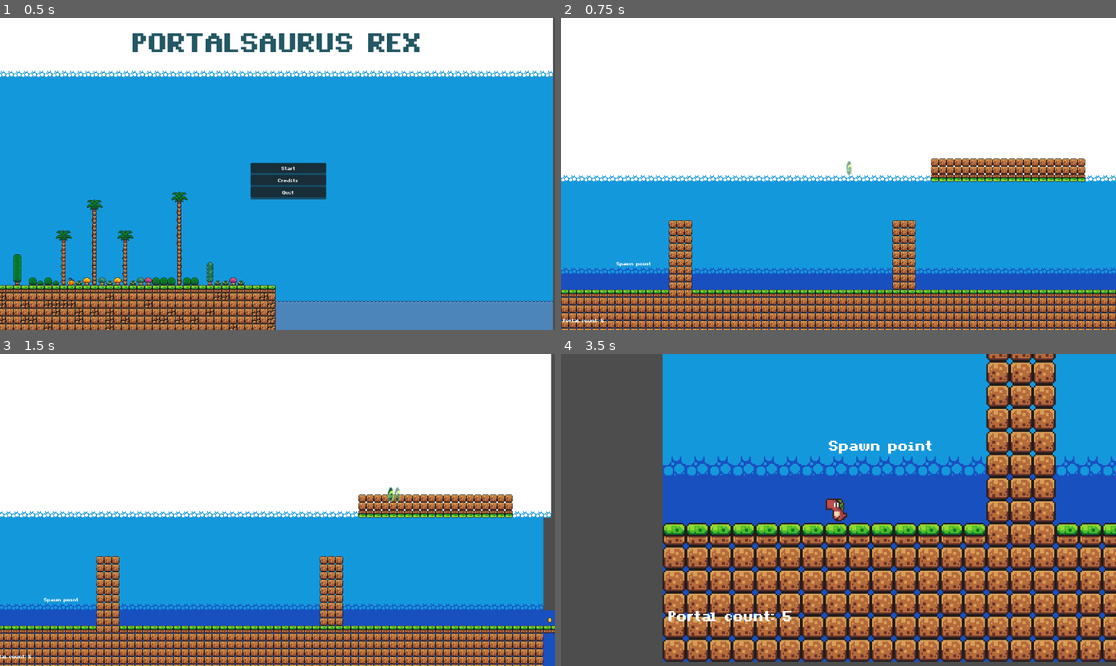
Above: before the commit, frames 1-4 (two rows, left to right).
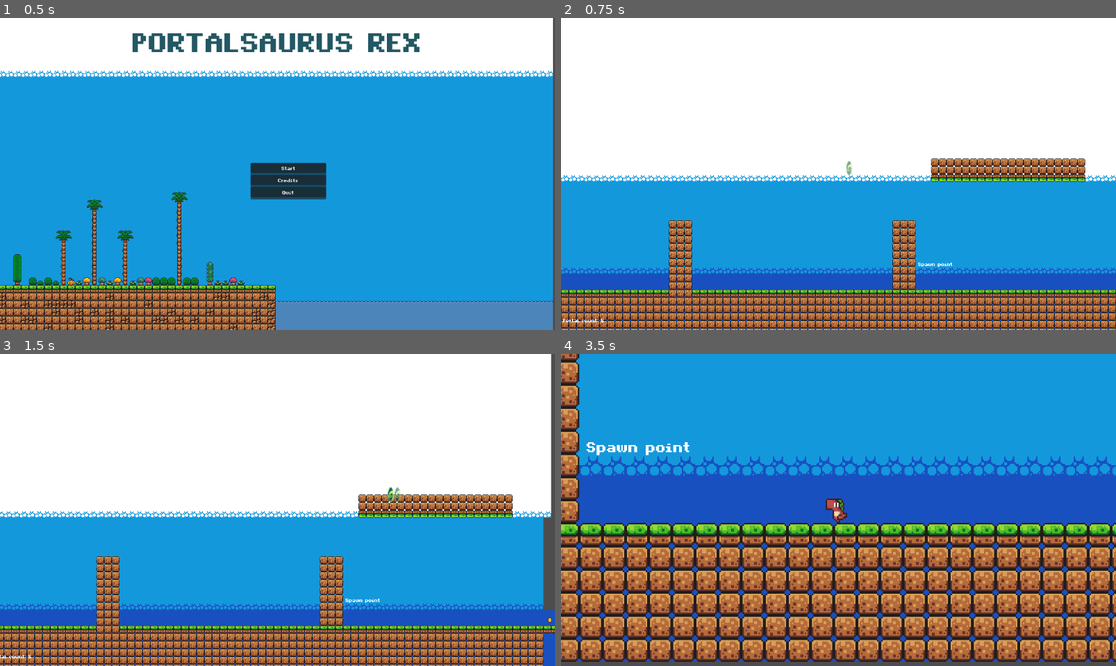
Above: after the commit, the same moments.

Repository: Chvrd0/Tricontinental-CC5408
Game: Godot game, scene res://menus/main_menu.tscn
The game is run twice, just before and just after one commit, with the same random seed, the same clock (stepped at 60 frames per second) and the same inputs.
Inputs (mouse positions are in pixels of both pictures, inside the frame that each line leads up to):
- Up to frame 1 (0.5 s): no input
- Up to frame 2 (0.75 s): click "Start" at 0.5 s
- Up to frame 3 (1.5 s): tap Enter at 1.25 s; move the mouse to (399, 494) at 1.27 s; hold D (move_right) from 1.28 s (still down); click (399, 494) at 1.35 s
- Up to frame 4 (3.5 s): tap Space (jump) at 1.52, 2.27 s; move the mouse to (727, 525) at 2.02 s; tap P (portal) at 2.1 s; move the mouse to (894, 441) at 2.77 s; release D (move_right) at 2.78 s; hold A (move_left) from 2.78 s (still down); click (894, 441) at 2.85 s

Frame 1 is identical in both runs. In frame 2, less than 0.1% of the frame differs, in the area x 9-71%, y 78-80%; in frame 3, less than 0.1%; in frame 4, 50%, in the area x 0-100%, y 0-99%.

Commit message:
Tried implementing a kind ok hurtbox/hitbox logic but failed

Diff:
--- a/portales/Levels/Playable/Level1.tscn
+++ b/portales/Levels/Playable/Level1.tscn
@@ -1,8 +1,9 @@
-[gd_scene load_steps=9 format=4 uid="uid://b431u5xcvvixl"]
+[gd_scene load_steps=10 format=4 uid="uid://b431u5xcvvixl"]
 
 [ext_resource type="Texture2D" uid="uid://lw3a8dvmhh4k" path="res://sprites/world_tileset.png" id="1_iu3ff"]
 [ext_resource type="PackedScene" uid="uid://bf41bhr4pcafq" path="res://Levels/Node/BaseLevel.tscn" id="1_wpvbg"]
 [ext_resource type="PackedScene" uid="uid://bk82us06cwtrf" path="res://menus/coin.tscn" id="3_r11ul"]
+[ext_resource type="PackedScene" uid="uid://22wmr15yje6l" path="res://hitbox.tscn" id="4_5bpbm"]
 
 [sub_resource type="GDScript" id="GDScript_r11ul"]
 script/source = "extends Label
@@ -328,7 +329,7 @@
 position = Vector2(589, 229)
 
 [node name="PlayerSpawn" type="Marker2D" parent="."]
-position = Vector2(-371, 224)
+position = Vector2(255, 225)
 
 [node name="Label" type="Label" parent="PlayerSpawn"]
 offset_left = -90.0
@@ -336,3 +337,6 @@
 offset_right = 7.0
 offset_bottom = -22.0
 text = "Spawn point"
+
+[node name="Hitbox" parent="." instance=ExtResource("4_5bpbm")]
+position = Vector2(183, -46)
--- /dev/null
+++ b/portales/Player/hurtbox.gd
@@ -0,0 +1,15 @@
+class_name  Hurtbox
+extends Area2D
+
+signal hurt_felt
+
+func _ready() -> void:
+	area_entered.connect(_on_area_entered)
+
+
+func _on_area_entered(area: Area2D):
+	var hitbox = area as Hitbox
+	if hitbox:
+		if owner.has_method("destroy"):
+			hitbox.damage_dealt.emit()
+			owner.destroy()
--- a/portales/Player/player.gd
+++ b/portales/Player/player.gd
@@ -56,6 +56,9 @@
 
 ## Referencia a la cámara, inicialmente desactivada
 @onready var camera_2d: Camera2D = $Camera2D
+
+@onready var character: Player = $"."
+
 
 
 # ===========================
@@ -141,3 +144,12 @@
 	# Calculamos el ángulo del vector “arriba” (-gravity_direction)
 	# y le sumamos 90 grados (PI/2) porque la rotación cero apunta hacia la derecha.
 	self.rotation = (-gravity_direction).angle() + (PI / 2)
+
+# ===========================
+# ==== LÓGICA DE MUERTE ====
+# ===========================
+func destroy():
+	visible = false
+	max_speed=0
+	gravity_force=0
+	character.queue_free()
--- a/portales/Player/player.tscn
+++ b/portales/Player/player.tscn
@@ -1,9 +1,10 @@
-[gd_scene load_steps=18 format=3 uid="uid://cde78dlgk1acq"]
+[gd_scene load_steps=19 format=3 uid="uid://cde78dlgk1acq"]
 
 [ext_resource type="Script" uid="uid://u2mcj52ixqjs" path="res://Player/player.gd" id="1_4ntmi"]
 [ext_resource type="Texture2D" uid="uid://d3jraieq2cpdr" path="res://sprites/female/mort/base/idle.png" id="2_btcbx"]
 [ext_resource type="Texture2D" uid="uid://bj5uppgthqr12" path="res://sprites/female/mort/base/move.png" id="3_btcbx"]
 [ext_resource type="Texture2D" uid="uid://cqm0kj8rhjexy" path="res://sprites/female/mort/base/jump.png" id="4_gwnis"]
+[ext_resource type="Script" uid="uid://3f0jhmjkjy0l" path="res://Player/hurtbox.gd" id="5_k53q1"]
 
 [sub_resource type="Animation" id="Animation_k53q1"]
 length = 0.001
@@ -228,9 +229,12 @@
 texture = ExtResource("2_btcbx")
 hframes = 6
 
-[node name="hitboxPortal" type="Area2D" parent="."]
-
-[node name="CollisionShape2D" type="CollisionShape2D" parent="hitboxPortal"]
+[node name="Hurtbox" type="Area2D" parent="."]
+collision_layer = 2
+collision_mask = 2
+script = ExtResource("5_k53q1")
+
+[node name="CollisionShape2D" type="CollisionShape2D" parent="Hurtbox"]
 position = Vector2(0, 4.5)
 shape = SubResource("RectangleShape2D_gwnis")
 
--- a/portales/Portal/Nodo/portal.tscn
+++ b/portales/Portal/Nodo/portal.tscn
@@ -149,6 +149,8 @@
 frame_progress = 0.26865
 
 [node name="Area2D" type="Area2D" parent="."]
+collision_layer = 2
+collision_mask = 2
 
 [node name="CollisionShape2D" type="CollisionShape2D" parent="Area2D"]
 position = Vector2(0, 2.5)
--- a/portales/Portal/Script/portal.gd
+++ b/portales/Portal/Script/portal.gd
@@ -78,6 +78,8 @@
 ##
 ## @param area El área que ha ingresado (generalmente un Area2D del jugador).
 func _on_area_2d_area_entered(area: Area2D) -> void:
+	if not is_instance_valid(area):
+		return
 	# Verificamos si el objeto que entra pertenece al grupo "player"
 	if area.get_parent().is_in_group("player"):
 		var player = area.get_parent()
--- /dev/null
+++ b/portales/hitbox.gd
@@ -0,0 +1,4 @@
+class_name  Hitbox
+extends Area2D
+
+signal damage_dealt
--- /dev/null
+++ b/portales/hitbox.tscn
@@ -0,0 +1,11 @@
+[gd_scene load_steps=3 format=3 uid="uid://22wmr15yje6l"]
+
+[ext_resource type="Script" uid="uid://dbhm1drtyoobt" path="res://hitbox.gd" id="1_orx6n"]
+
+[sub_resource type="RectangleShape2D" id="RectangleShape2D_xrojb"]
+
+[node name="Hitbox" type="Area2D"]
+script = ExtResource("1_orx6n")
+
+[node name="CollisionShape2D" type="CollisionShape2D" parent="."]
+shape = SubResource("RectangleShape2D_xrojb")
Not shown, added: portales/Player/hurtbox.gd.uid
Not shown, added: portales/hitbox.gd.uid
